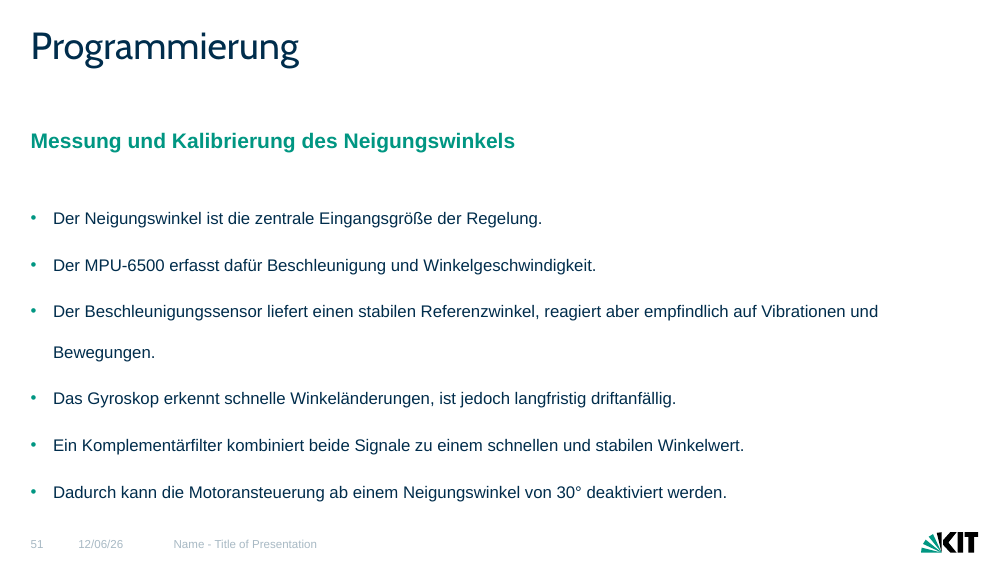
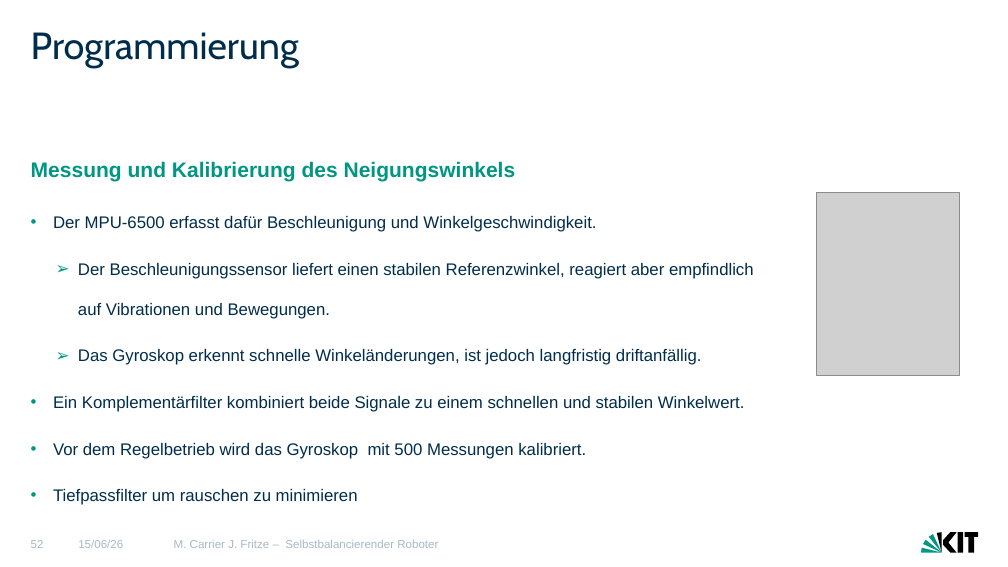
Before and after one commit to MCITBA/Lok_Prak_Rob, a slide deck: slide 52 of Finale_Präsentation_erw.pptx (slide 51 before the commit). Drawn at 1008x567 pixels with LibreOffice and Linux fonts; fonts in the diff are those of the drawing; grey boxes stand for pictures. Boxes give left, top, right and bottom in pixels: in the first picture for what was removed or moved away, otherwise in the second. Text is boxed around its words. In the diff, an @@ line names an element or a change of style, - is before the commit and + after.

```diff
--- a/Finale_Präsentation_erw.pptx
+++ b/Finale_Präsentation_erw.pptx
@@ text at [31,161,754,365]: line spacing 0.85 to 2; bullet • to ➢ @@
@@ picture added at [817,192,960,375] @@
@@ text at [53,212,542,228]: paragraph removed @@
-  • Der Neigungswinkel ist die zentrale Eingangsgröße der Regelung.
@@ text at [53,443,586,505]: text changed @@
-  • Dadurch kann die Motoransteuerung ab einem Neigungswinkel von 30° deaktiviert werden.
+  • Vor dem Regelbetrieb wird das Gyroskop mit 500 Messungen kalibriert.
+  • Tiefpassfilter um rauschen zu minimieren
@@ text at [174,540,438,548]: text changed @@
-Name - Title of Presentation
+M. Carrier J. Fritze – Selbstbalancierender Roboter
```
Also in this commit, not shown: 51 other slides changed, 4 slides added, 2 slides removed.
